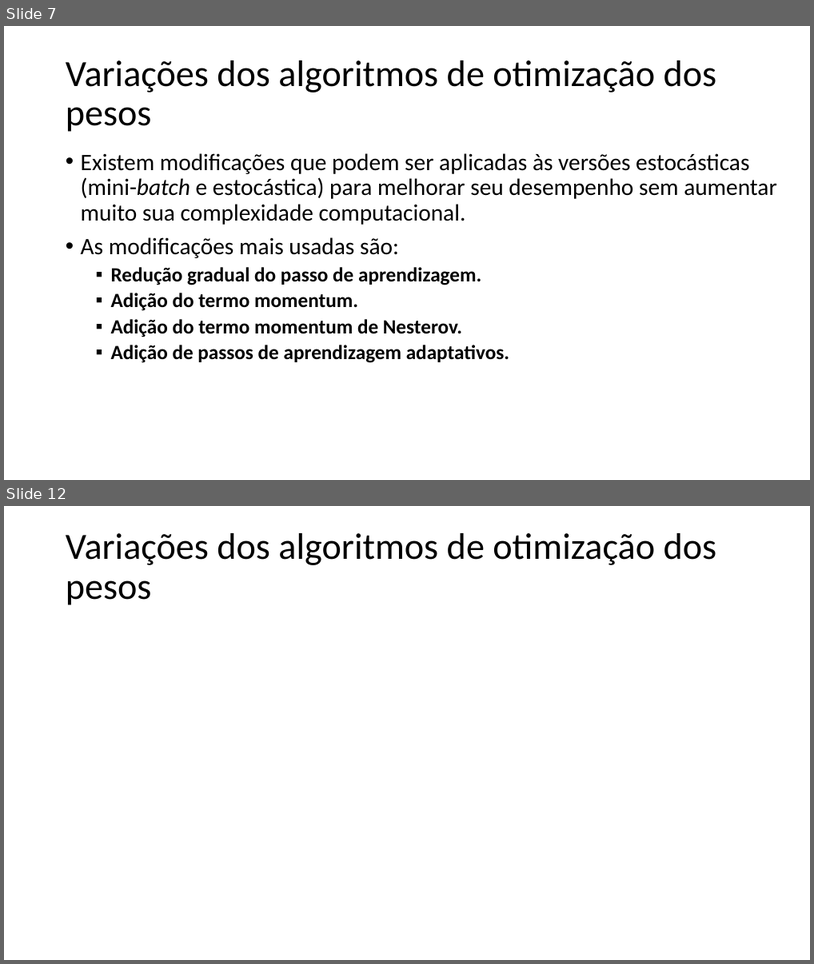
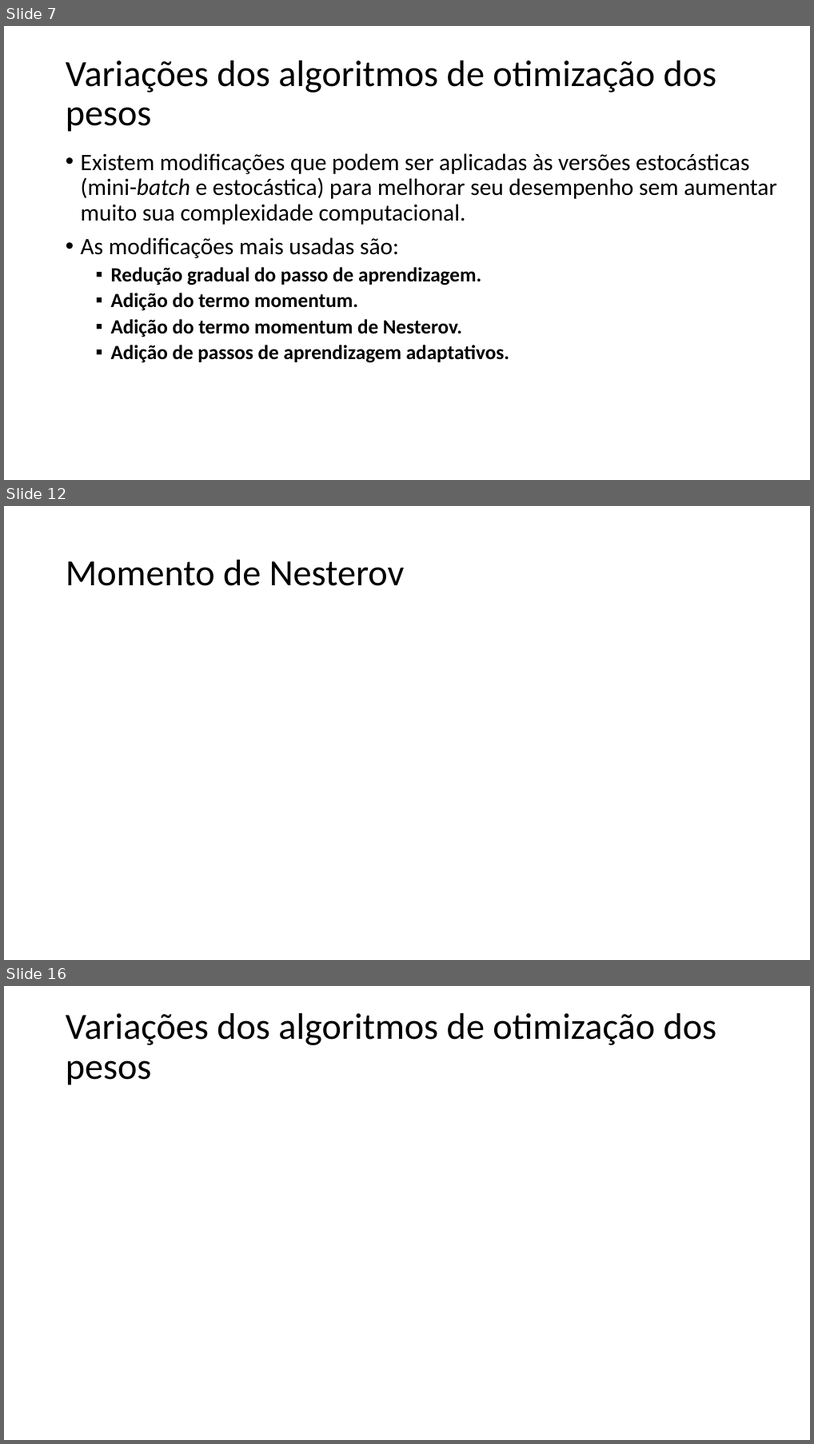
Before and after one commit to zz4fap/t320_aprendizado_de_maquina, a slide deck: slides/T320_Redes_Neurais_Artificiais (Parte IV).pptx. Shown one above the other, each under a label of ours: slides 7 and 12 before the commit, slides 7, 12 and 16 after it; the slides between them are not shown. The pictures are 814x964 and 814x1444 pixels, drawn with LibreOffice and Linux fonts; fonts in the diff are those of the drawing; grey boxes stand for pictures. Boxes give left, top, right and bottom in pixels: in the first picture for what was removed or moved away, otherwise in the second. Text is boxed around its words. In the diff, an @@ line names an element or a change of style, - is before the commit and + after.

```diff
--- a/slides/T320_Redes_Neurais_Artificiais (Parte IV).pptx
+++ b/slides/T320_Redes_Neurais_Artificiais (Parte IV).pptx
@@ slide 12 added at (4, 506, 810, 960), background #FFFFFF @@
@@ title added at (66, 560, 405, 586), 44 pt, text #000000 @@
+Momento de Nesterov
@@ what was slide 12 is now slide 16 @@
```
Also in this commit, not shown: 1 slide changed, 6 other slides added, 3 slides removed, 1 other file.
